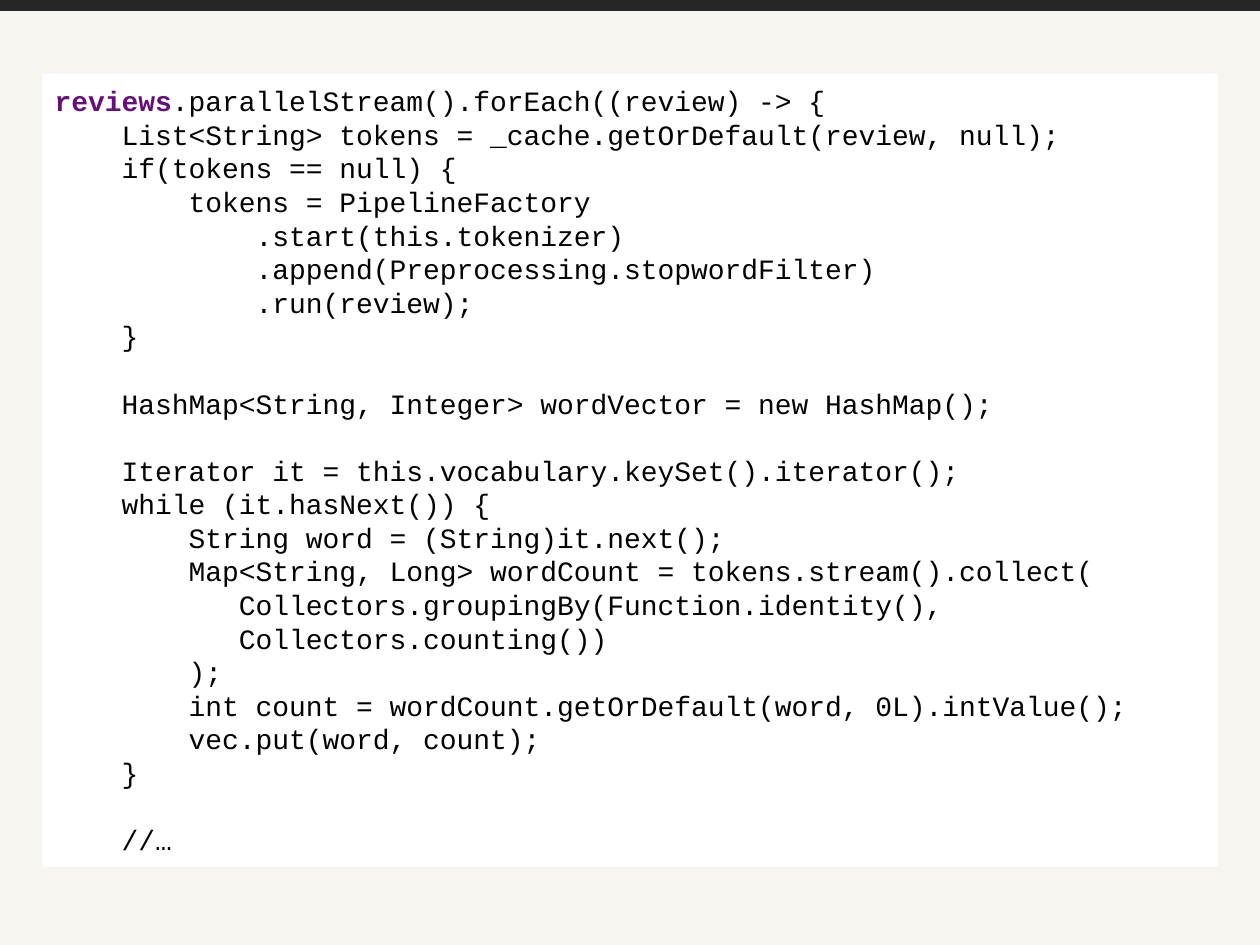
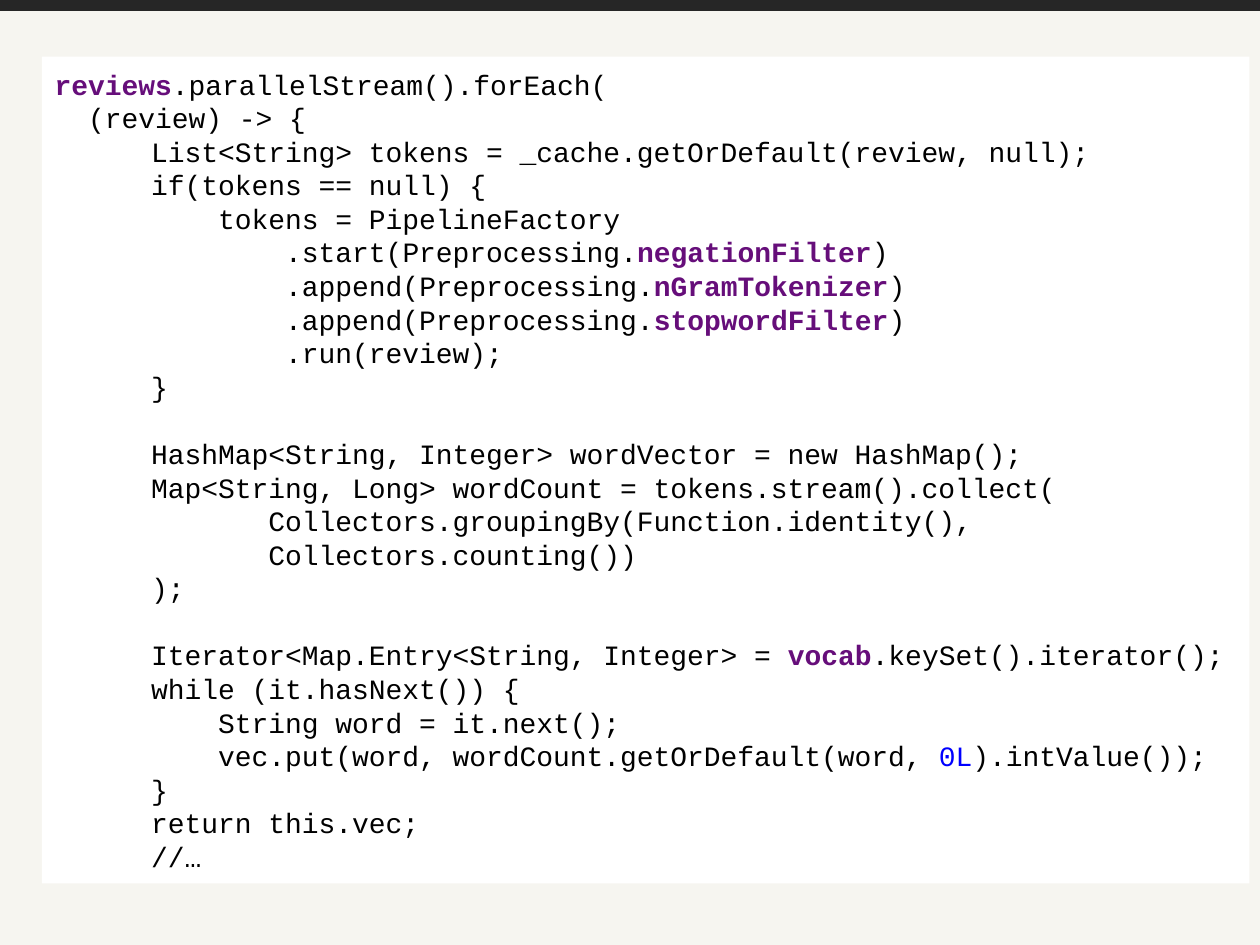
Before and after one commit to hosts1/ch.bfh.bti7535.w2017.rottentomatoes, a slide deck: slide 7 of docs/presentation.pptx (slide 8 before the commit). Drawn at 1260x945 pixels with LibreOffice and Linux fonts; fonts in the diff are those of the drawing. Boxes give left, top, right and bottom in pixels: in the first picture for what was removed or moved away, otherwise in the second. Text is boxed around its words. In the diff, an @@ line names an element or a change of style, - is before the commit and + after.

```diff
--- a/docs/presentation.pptx
+++ b/docs/presentation.pptx
@@ rectangle "reviews.parallelStream().forEach(": place and size @@
-rectangle "reviews.parallelStream().forEach(" at (42,73,1217,866)
+rectangle "reviews.parallelStream().forEach(" at (42,57,1249,883)
@@ text in rectangle at (55,75,608,134): text changed @@
-reviews.parallelStream().forEach((review) -> {
+reviews.parallelStream().forEach(
+(review) -> {
@@ text in rectangle at (151,142,1090,571): text colour #000000 to #660E7A, bold on in ".append(Preprocessing.stopwordFilter)"; list level 1 to 2 in "List<String> tokens = _cache.getOrDefault(review, null);"; list level 1 to 2 in "if(tokens == null) {"; list level 1 to 2 in "tokens = PipelineFactory"; list level 1 to 2 in ".append(Preprocessing.stopwordFilter)"; list level 1 to 2 in ".run(review);"; list level 1 to 2 in "}"; list level 1 to 2 in "HashMap<String, Integer> wordVector = new ..."; list level 1 to 2 in "Map<String, Long> wordCount = tokens.stream().collect("; list level 1 to 2 in "Collectors.groupingBy(Function.identity(),"; list level 1 to 2 in "Collectors.counting())"; list level 1 to 2 in ");"; list level 1 to 2 in "//…" @@
@@ text in rectangle at (285,243,905,302): text changed @@
-.start(this.tokenizer)
+  .start(Preprocessing.negationFilter)
+  .append(Preprocessing.nGramTokenizer)
@@ text in rectangle at (122,461,959,554): paragraphs removed @@
-Iterator it = this.vocabulary.keySet().iterator();
-while (it.hasNext()) {
-String word = (String)it.next();
@@ text in rectangle at (151,646,1224,772): text changed @@
-int count = wordCount.getOrDefault(word, 0L).intValue();
-vec.put(word, count);
+  Iterator<Map.Entry<String, Integer> = vocab.keySet().iterator();
+  while (it.hasNext()) {
+  String word = it.next();
+  vec.put(word, wordCount.getOrDefault(word, 0L).intValue());
@@ text in rectangle at (151,814,419,838): paragraph added @@
+  return this.vec;
```
Also in this commit, not shown: 5 other slides changed, 1 slide removed, 30 other files.
